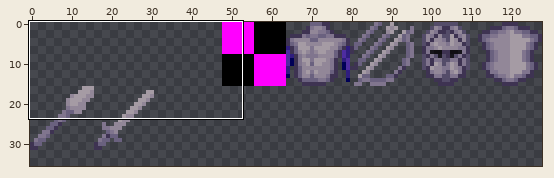
Sprite sheet: Assets/Textures/Atlas/Items/ItemsAtlas.png. Above, an overview of the earlier version with the close-up marked.
Close-up. The starting point:
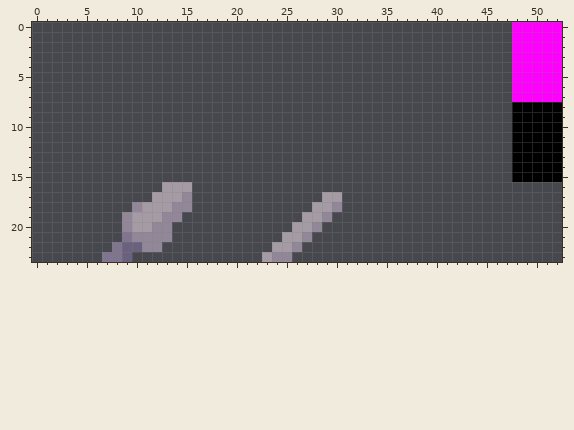
The file is 128x128 pixels. Shown: x 0..52, y 0..23. The old version is drawn lined up with the new one. The wide view leaves out empty margins.
The result:
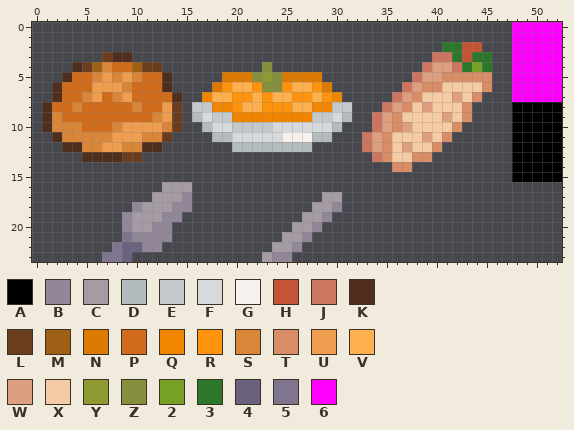
Palette (. is transparent): A #000000  B #928798  C #a59ba4  D #b4bbbe  E #c3c9cb  F #d7dadc  G #f7f1ee  H #c55437  J #cc7561  K #4f2e1d  L #693d1d  M #9e6014  N #dc7900  P #d16c1a  Q #f28500  R #ff930d  S #d98638  T #d88d66  U #ef9e4f  V #ffb04e  W #de9f7e  X #f5cba3  Y #8e9a32  Z #868f3d  2 #77a124  3 #2d772c  4 #6a617f  5 #80758e  6 #ff00ff
Commit message: Healing items and properties
Difference:
drawings rearranged on the sheet (the old picture shows each at its new place)
@@ x 0..52 @@
  1 ................................................66666
- 2 ................................................66666
- 3 ................................................66666
- 4 ................................................66666
- 5 ................................................66666
- 6 ................................................66666
- 7 ................................................66666
- 8 ................................................AAAAA
- 9 ................................................AAAAA
-10 ................................................AAAAA
-11 ................................................AAAAA
-12 ................................................AAAAA
-13 ................................................AAAAA
-14 ................................................AAAAA
+ 2 .........................................33HH...66666
+ 3 .......LKK..............................JJ3H33..66666
+ 4 ....KLMSPPMLL..........Z...............JWWJ323..66666
+ 5 ...KPPSUSUSPPK.....NNNZYZNNNN.........JWWTTTTT..66666
+ 6 ..KPPPUUUSPPPK....NRVVRZZRVVRN.......JWTTXXXXT..66666
+ 7 ..KPPSUPSUPPPPK..QVVRRVRVVRRVRQ.....JWTXXXWXT...66666
+ 8 .KPPSPPPPPSPPUL.EEQQRVVRRRVVQQEE...JWTXWXXXT....AAAAA
+ 9 .KSPPPPPPPPPSUL.DFEEQQQQQQQQEEFD..JWTXXXXWXT....AAAAA
+10 .KSSSPPPSUUUUSL..DFFEEEEFFFFFFD...JWTWXXXXT.....AAAAA
+11 ..KSSSSSUUUSSL....DDFFFFFGGGDD...JWTXXXWXT......AAAAA
+12 ...KKSSUUSSKK.......DDDDDDDD.....JWTXWXXT.......AAAAA
+13 .....KKKKLL.......................JTXXTT........AAAAA
+14 ....................................TT..........AAAAA
 15 ................................................AAAAA
Changed places in both close-ups, as pixel boxes (x1, y1, x2, y2):
added: (42, 42, 492, 172)
